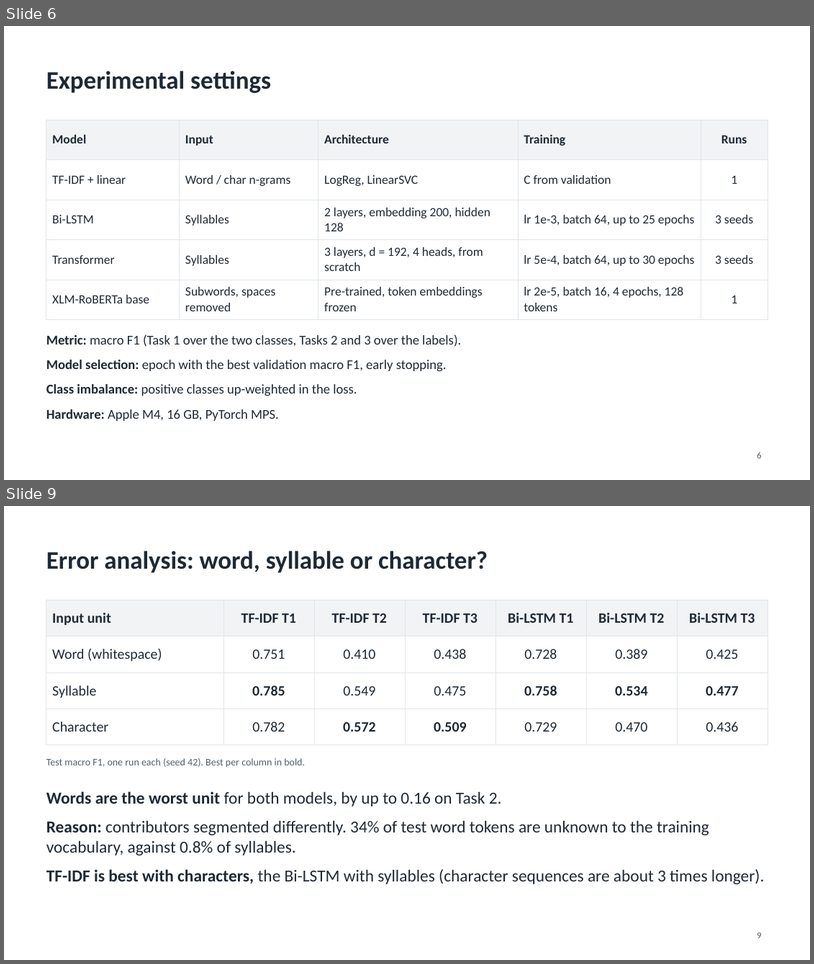
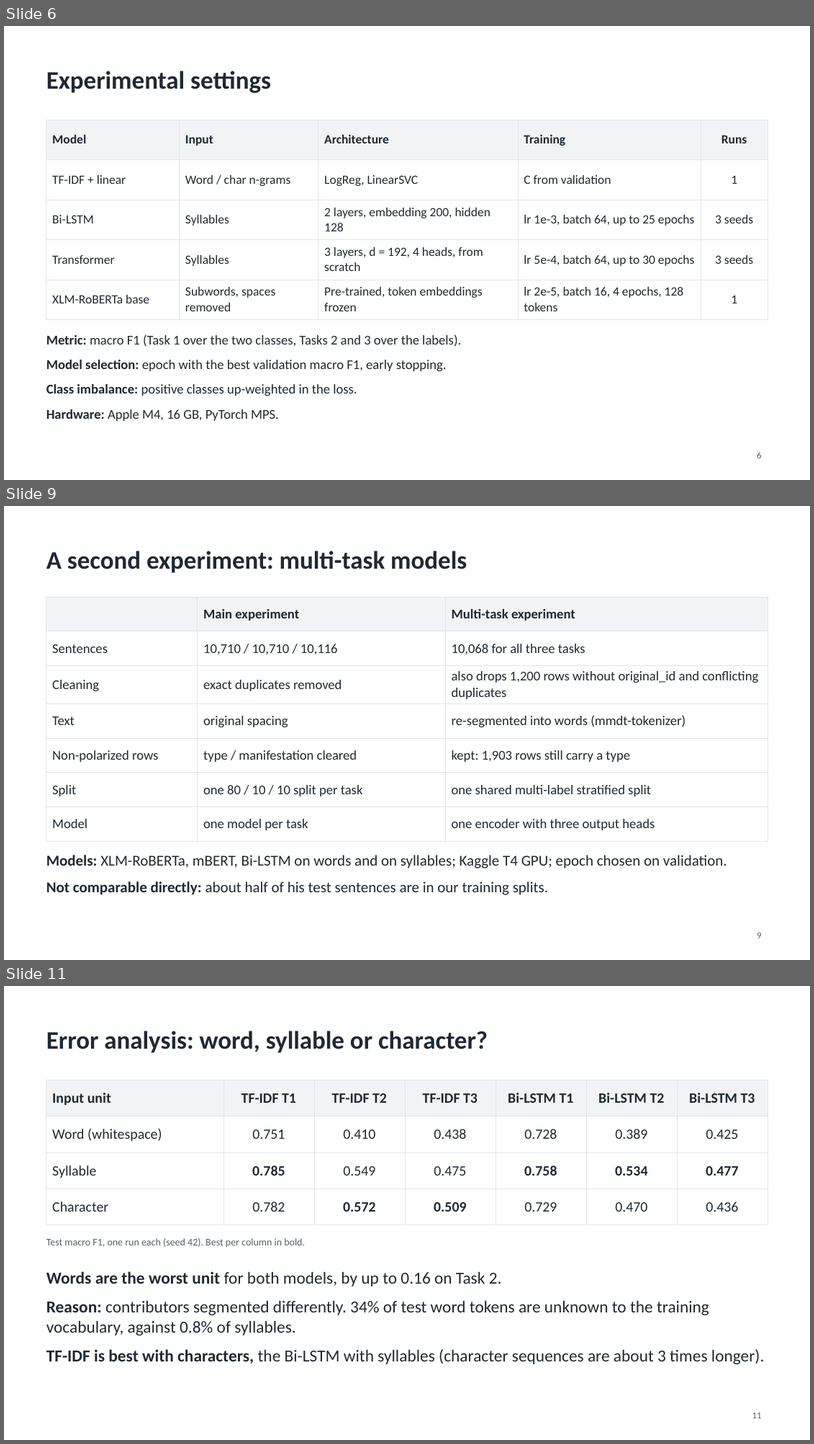
Before and after one commit to AungCN/AIE-F-B2, a slide deck: assignment/assignment-7/Group-3/myPolar_Assignment7_G3.pptx. Shown one above the other, each under a label of ours: slides 6 and 9 before the commit, slides 6, 9 and 11 after it; the slides between them are not shown. The pictures are 814x964 and 814x1444 pixels, drawn with LibreOffice and Linux fonts; fonts in the diff are those of the drawing. Boxes give left, top, right and bottom in pixels: in the first picture for what was removed or moved away, otherwise in the second. Text is boxed around its words. In the diff, an @@ line names an element or a change of style, - is before the commit and + after.

Commit message:
Add Thein Kyaw Lwin's multi-task experiment to Group 3 assignment 7
Compare his runs with the group baseline on his split, and update the README and slides with the findings.

```diff
--- a/assignment/assignment-7/Group-3/myPolar_Assignment7_G3.pptx
+++ b/assignment/assignment-7/Group-3/myPolar_Assignment7_G3.pptx
@@ slide 9 added at box(4, 506, 810, 960), background #FFFFFF @@
@@ title added at box(46, 551, 467, 573), 30 pt, text #1F2933, bold @@
+A second experiment: multi-task models
@@ table added at box(46, 597, 768, 838), 7 rows, 3 columns @@
+ | Main experiment | Multi-task experiment
+Sentences | 10,710 / 10,710 / 10,116 | 10,068 for all three tasks
+Cleaning | exact duplicates removed | also drops 1,200 rows without original_id and conflicting duplicates
+Text | original spacing | re-segmented into words (mmdt-tokenizer)
+Non-polarized rows | type / manifestation cleared | kept: 1,903 rows still carry a type
+Split | one 80 / 10 / 10 split per task | one shared multi-label stratified split
+Model | one model per task | one encoder with three output heads
@@ text added at box(46, 854, 728, 895), 18 pt, text #1F2933 @@
+Models: XLM-RoBERTa, mBERT, Bi-LSTM on words and on syllables; Kaggle T4 GPU; epoch chosen on validation.
+Not comparable directly: about half of his test sentences are in our training splits.
@@ page number added at box(757, 932, 761, 938), 11 pt, text #52606D @@
+9
@@ what was slide 9 is now slide 11 @@
@@ page number at box(753, 1412, 762, 1418): text changed @@
-9
+11
```
Also in this commit, not shown: 2 slides changed, 1 other slide added, 43 other files.
